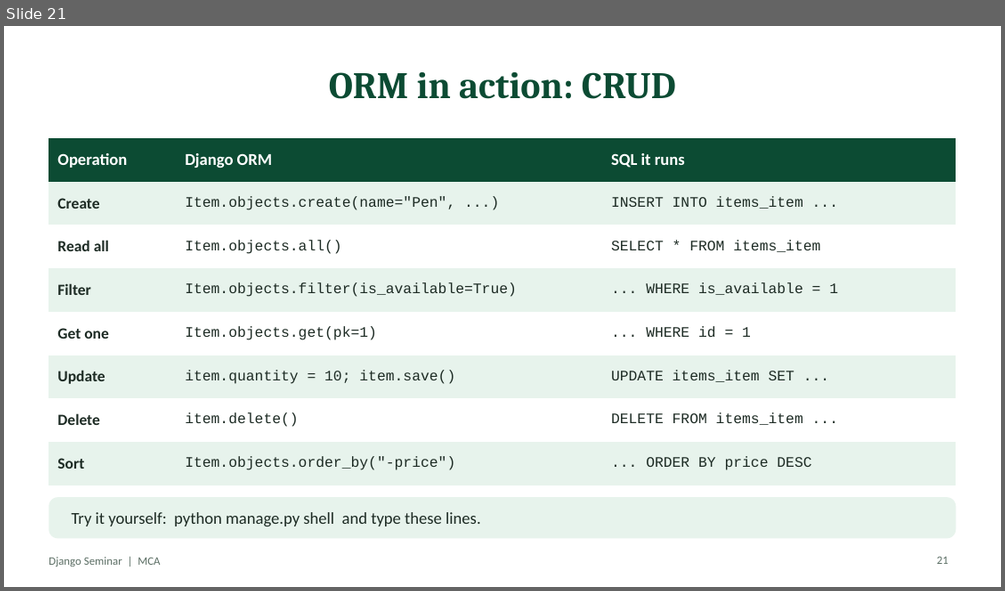
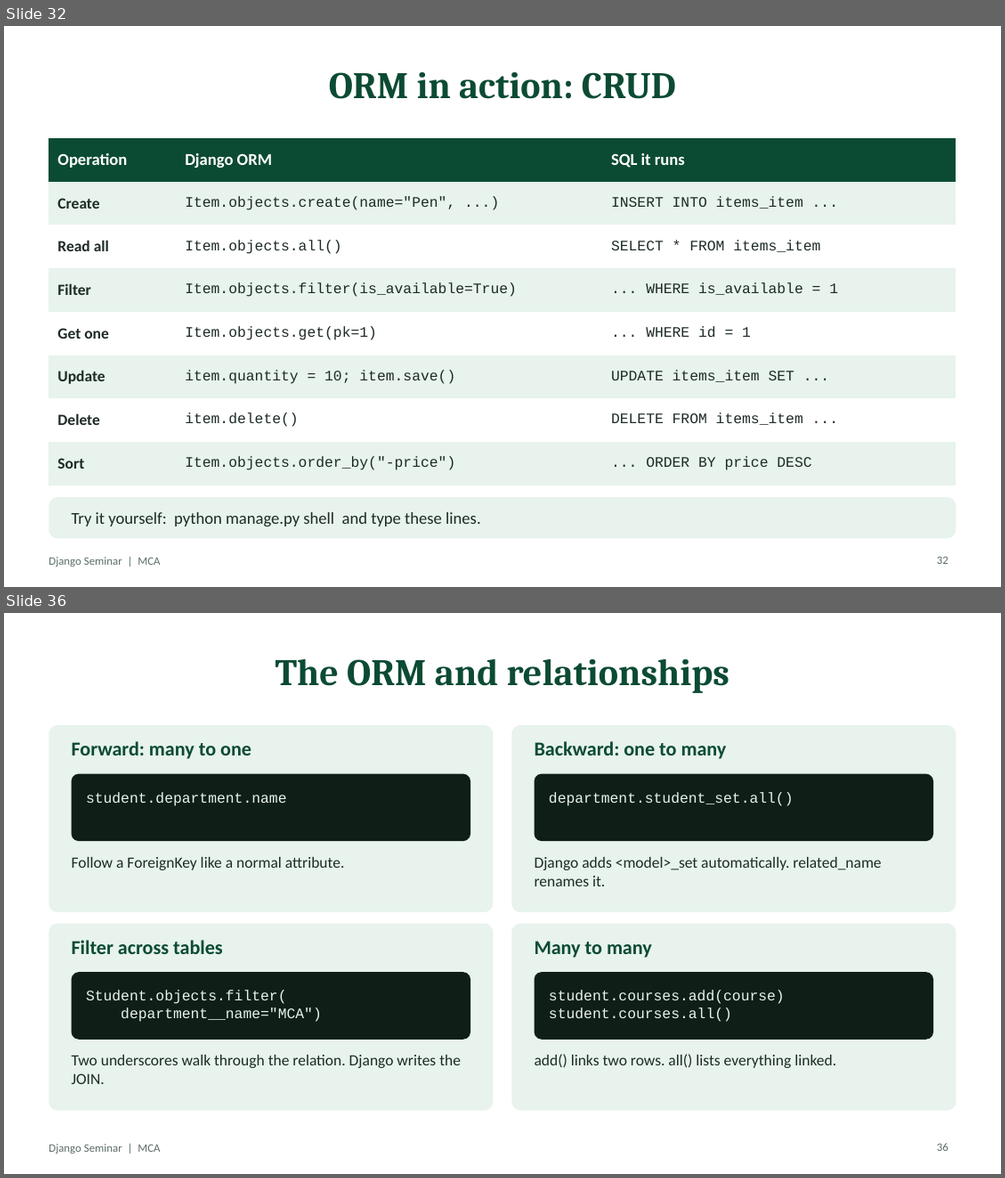
Before and after one commit to MrNihalT/mca, a slide deck: django-seminar/slides/Django-Seminar.pptx. Shown one above the other, each under a label of ours: slide 21 before the commit, slides 32 and 36 after it; the slides between them are not shown. The pictures are 1005x591 and 1005x1178 pixels, drawn with LibreOffice and Linux fonts; fonts in the diff are those of the drawing. Boxes give left, top, right and bottom in pixels: in the first picture for what was removed or moved away, otherwise in the second. Text is boxed around its words. In the diff, an @@ line names an element or a change of style, - is before the commit and + after.

```diff
--- a/django-seminar/slides/Django-Seminar.pptx
+++ b/django-seminar/slides/Django-Seminar.pptx
@@ slide 36 added at (4,613,1001,1174), background #FFFFFF; not listed: 1 template element that a slide beside it also shows @@
@@ title added at (275,658,729,693), 36 pt, text #0C4B33, bold @@
+The ORM and relationships
@@ rounded rectangle added at (48,725,493,912), fill #E7F3EC @@
@@ text added at (72,741,251,759), 19 pt, text #0C4B33, bold @@
+Forward: many to one
@@ rounded rectangle added at (512,725,956,912), fill #E7F3EC @@
@@ text added at (534,741,727,759), 19 pt, text #0C4B33, bold @@
+Backward: one to many
@@ rounded rectangle added at (72,774,470,841), fill #0F1F18, 14 pt, text #E7F3EC @@
+student.department.name
@@ rounded rectangle added at (534,774,933,841), fill #0F1F18, 14 pt, text #E7F3EC @@
+department.student_set.all()
@@ text added at (72,857,345,870), 15 pt, text #1D2B24 @@
+Follow a ForeignKey like a normal attribute.
@@ text added at (534,857,881,886), 15 pt, text #1D2B24 @@
+Django adds <model>_set automatically. related_name renames it.
@@ rounded rectangle added at (48,924,493,1111), fill #E7F3EC @@
@@ rounded rectangle added at (512,924,956,1111), fill #E7F3EC @@
@@ text added at (72,940,223,954), 19 pt, text #0C4B33, bold @@
+Filter across tables
@@ text added at (534,941,652,957), 19 pt, text #0C4B33, bold @@
+Many to many
@@ rounded rectangle added at (72,972,470,1039), fill #0F1F18, 14 pt, text #E7F3EC @@
+Student.objects.filter(
+department__name="MCA")
@@ rounded rectangle added at (534,972,933,1039), fill #0F1F18, 14 pt, text #E7F3EC @@
+student.courses.add(course)
+student.courses.all()
@@ text added at (72,1054,461,1084), 15 pt, text #1D2B24 @@
+Two underscores walk through the relation. Django writes the JOIN.
@@ text added at (534,1054,836,1068), 15 pt, text #1D2B24 @@
+add() links two rows. all() lists everything linked.
@@ page number added at (937,1143,948,1151), 11 pt, text #5B6E64 @@
+36
@@ what was slide 21 is now slide 32 @@
@@ page number at (937,556,948,564): text changed @@
-21
+32
```
Also in this commit, not shown: 32 other slides added, 1 slide removed, 1 other file.
